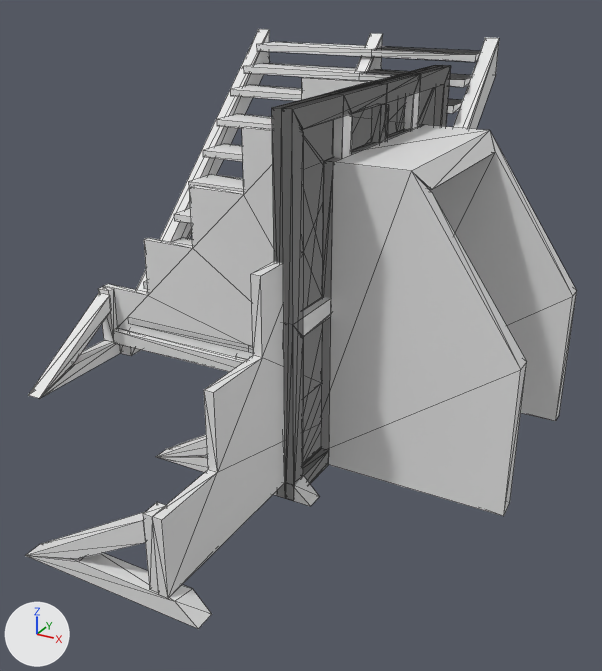
Before and after pictures for a commit that changed the glTF model assets/models/tactical_plywood/tactical_plywood.glb.
Before and after are seen from a camera (50 mm lens) standing at (1.8, -4.18, 2.55) and looking at (-0.43, -0.15, 0.53). Arrows for +X, +Y and +Z are at lower left; the lights stay in place. Mesh edges are drawn as thin lines. Where no turn or scale is listed for an object, it has been applied to the vertices. Vertices at the same position are counted once.

In view in the first picture: 'Tac_Barricade_Full', 'Tac_Barricade_Triangle', 'Tac_Shooting_Stand', 'Tac_Steps_Full', 'Tac_Wall_Doorway', 'Tac_Wall_Full', 'Tac_Wall_Half_Down', 'Tac_Wall_Half_Up', 'Tac_Wall_Window'.
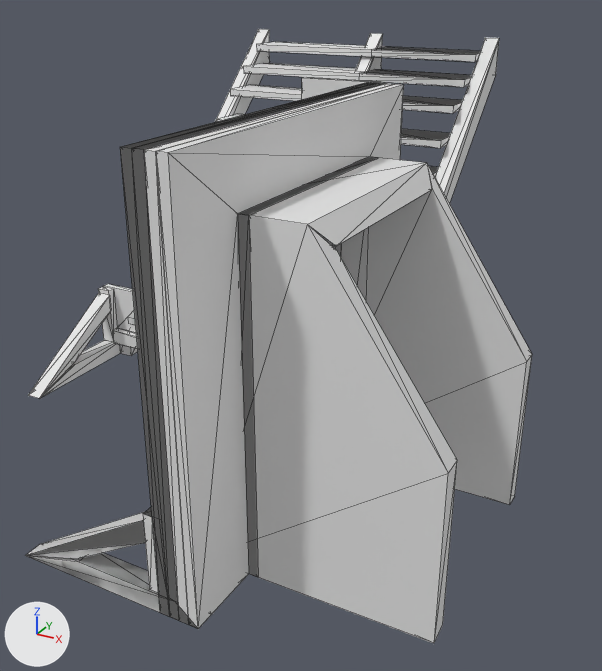
Where the newer file only moved an object's origin or applied its transform, the numbers keep the older frame.

Changed parts and their boxes (x1, y1, x2, y2) in the pictures (602 x 671 px):
'Tac_Shooting_Stand', mesh moved
    before: (272, 65, 577, 516)
    after: (121, 82, 532, 643)
'Tac_Wall_Doorway', mesh turned
    before: (294, 113, 422, 450)
    after: (144, 83, 404, 629)
'Tac_Wall_Window', mesh moved
    before: (274, 68, 436, 484)
    after: (132, 148, 341, 616)
'Tac_Wall_Full', mesh moved
    before: (290, 65, 442, 462)
    after: (120, 147, 179, 620)
'Tac_Wall_Half_Up', mesh moved (not visible afterwards)
    before: (328, 75, 421, 158)
'Tac_Barricade_Triangle', unchanged, covered by the edit
    before: (25, 77, 386, 629)
    after: (26, 77, 384, 621)

The edits, one by one:
me_plane_001 has 90 vertices, 166 faces and spans x -0.15..1.0, y -1.0..1.0, z 0.0..2.0.
me_plane_001 is used by ob_tac_shooting_stand; location (0.0, 0.0, 0.0).
me_plane_001 part 1: the whole mesh is moved by (0.0, -1.0, 0.0).
me_plane_014 has 61 vertices, 122 faces and spans x -0.15..0.0, y -1.0..1.0, z 0.0..2.0.
me_plane_014 is used by ob_tac_wall_doorway; location (0.0, 0.0, 0.0).
me_plane_014 part 2: the whole mesh is turned -180 degrees about the z axis through its middle, then moved by (0.15, -1.0, 0.0).
me_plane_018 has 72 vertices, 150 faces and spans x -0.1..0.0, y -1.0..1.0, z 0.0..2.0.
me_plane_018 is used by ob_tac_wall_window; location (0.0, 0.0, 0.0).
me_plane_018 part 3: the whole mesh is moved by (0.0, -1.0, 0.0).
me_plane_010 has 36 vertices, 71 faces and spans x -0.1..0.0, y -1.0..1.0, z 0.0..2.0.
me_plane_010 is used by ob_tac_wall_full; location (0.0, 0.0, 0.0).
me_plane_010 part 4: the whole mesh is moved by (0.0, -1.0, 0.0).
me_plane_009 has 28 vertices, 59 faces and spans x -0.1..0.0, y -0.5..0.5, z 0.0..2.0.
me_plane_009 is used by ob_tac_wall_half_up; location (0.0, 0.0, 0.0).
me_plane_009 part 5: the whole mesh is moved by (0.0, -0.5, 0.0).
